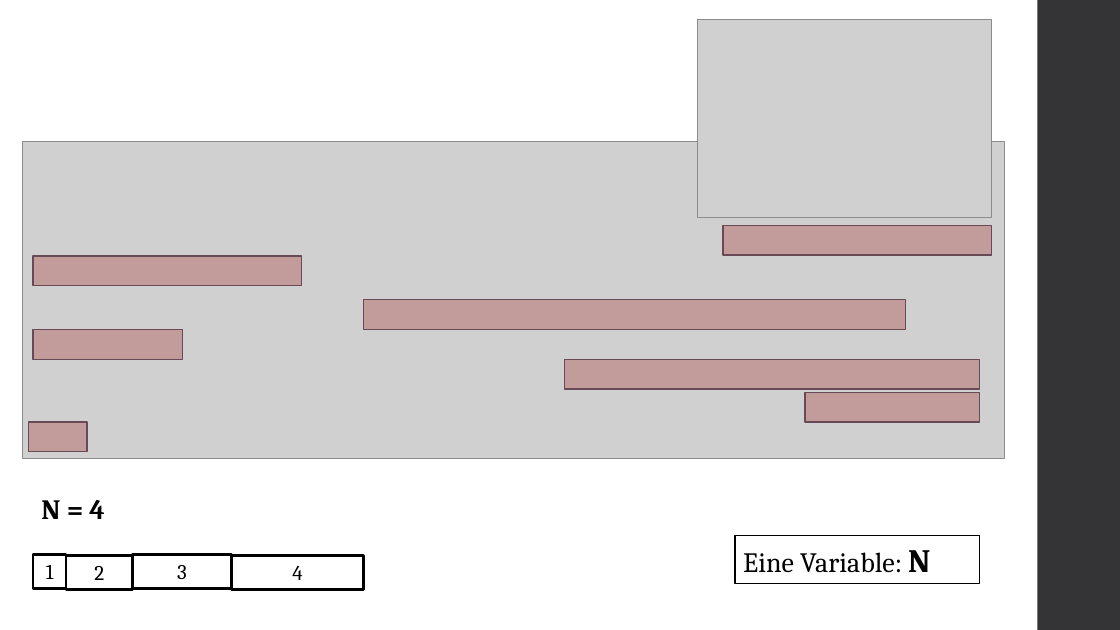
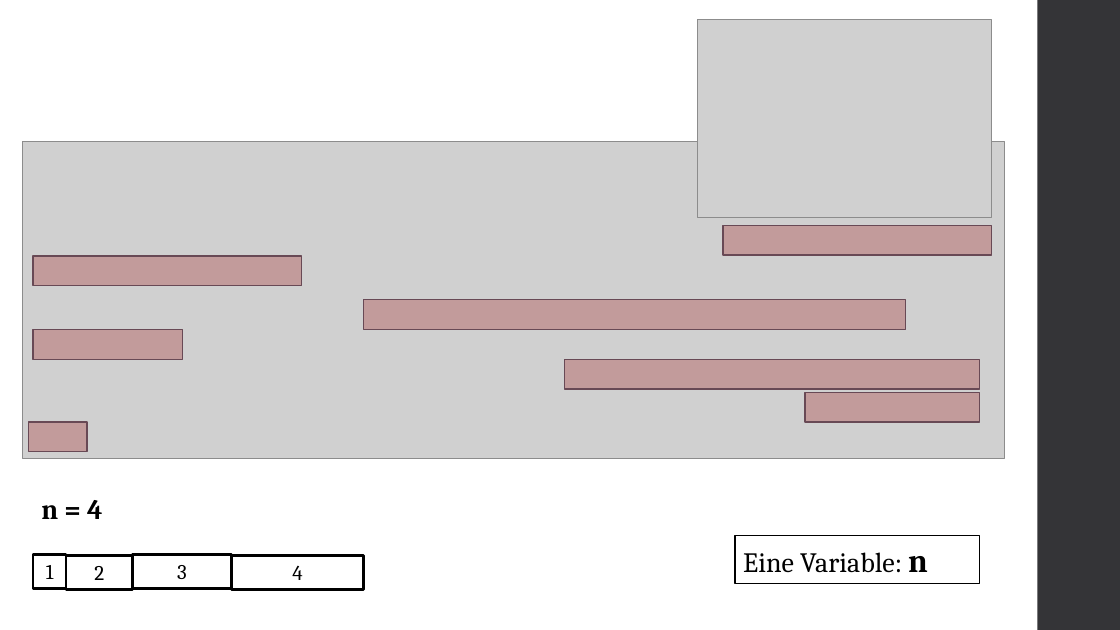
Before and after one commit to atalantus/BwInf36_Runde02, a slide deck: slide 5 of Aufgabe01_Praesentation.pptx. Drawn at 1120x630 pixels with LibreOffice and Linux fonts; fonts in the diff are those of the drawing; grey boxes stand for pictures. Boxes give left, top, right and bottom in pixels: in the first picture for what was removed or moved away, otherwise in the second. Text is boxed around its words. In the diff, an @@ line names an element or a change of style, - is before the commit and + after.

```diff
--- a/Aufgabe01_Praesentation.pptx
+++ b/Aufgabe01_Praesentation.pptx
@@ text at <box>41,500,102,519</box>: text changed @@
-N = 4
+n = 4
@@ text in rectangle at <box>743,552,928,573</box>: text changed @@
-Eine Variable: N
+Eine Variable: n
```
Also in this commit, not shown: 8 other slides changed, 7 slides added.
